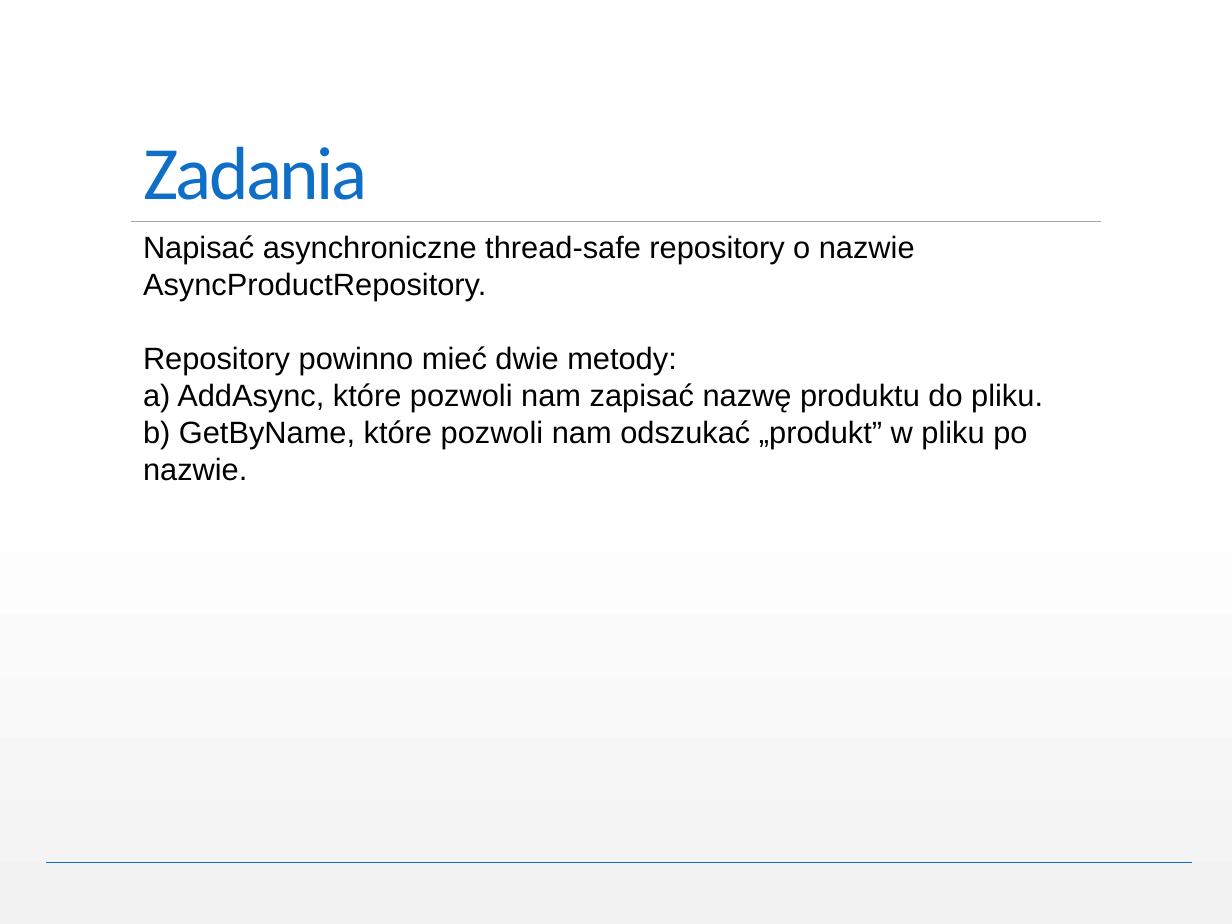
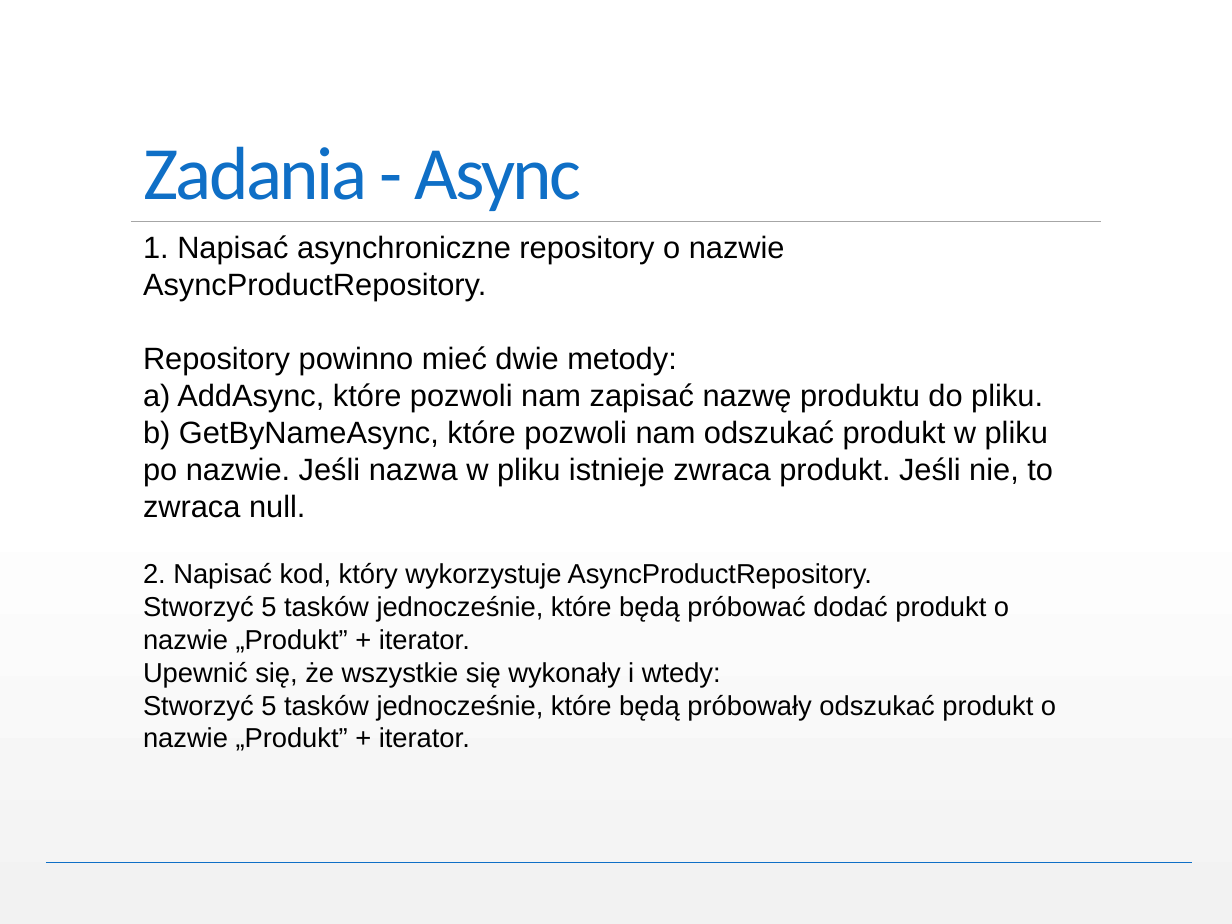
Before and after one commit to miloszzieba/.NetAdvanced, a slide deck: slide 53 of NET Framework Advanced.pptx. Drawn at 1232x924 pixels with LibreOffice and Linux fonts; fonts in the diff are those of the drawing. Boxes give left, top, right and bottom in pixels: in the first picture for what was removed or moved away, otherwise in the second. Text is boxed around its words. In the diff, an @@ line names an element or a change of style, - is before the commit and + after.

Commit message:
Presentation

```diff
--- a/NET Framework Advanced.pptx
+++ b/NET Framework Advanced.pptx
@@ title at [143, 146, 581, 211]: text changed @@
-Zadania
+Zadania - Async
@@ text at [143, 235, 1056, 751]: text changed @@
-Napisać asynchroniczne thread-safe repository o nazwie AsyncProductRepository.
-Repository powinno mieć dwie metody:
-a) AddAsync, które pozwoli nam zapisać nazwę produktu do pliku.
-b) GetByName, które pozwoli nam odszukać „produkt” w pliku po nazwie.
+1. Napisać asynchroniczne repository o nazwie AsyncProductRepository.
+Repository powinno mieć dwie metody:
+a) AddAsync, które pozwoli nam zapisać nazwę produktu do pliku.
+b) GetByNameAsync, które pozwoli nam odszukać produkt w pliku po nazwie. Jeśli nazwa w pliku istnieje zwraca produkt. Jeśli nie, to zwraca null.
+2. Napisać kod, który wykorzystuje AsyncProductRepository.
+Stworzyć 5 tasków jednocześnie, które będą próbować dodać produkt o nazwie „Produkt” + iterator.
+Upewnić się, że wszystkie się wykonały i wtedy:
+Stworzyć 5 tasków jednocześnie, które będą próbowały odszukać produkt o nazwie „Produkt” + iterator.
```
Also in this commit, not shown: 3 other slides changed, 3 slides added.
